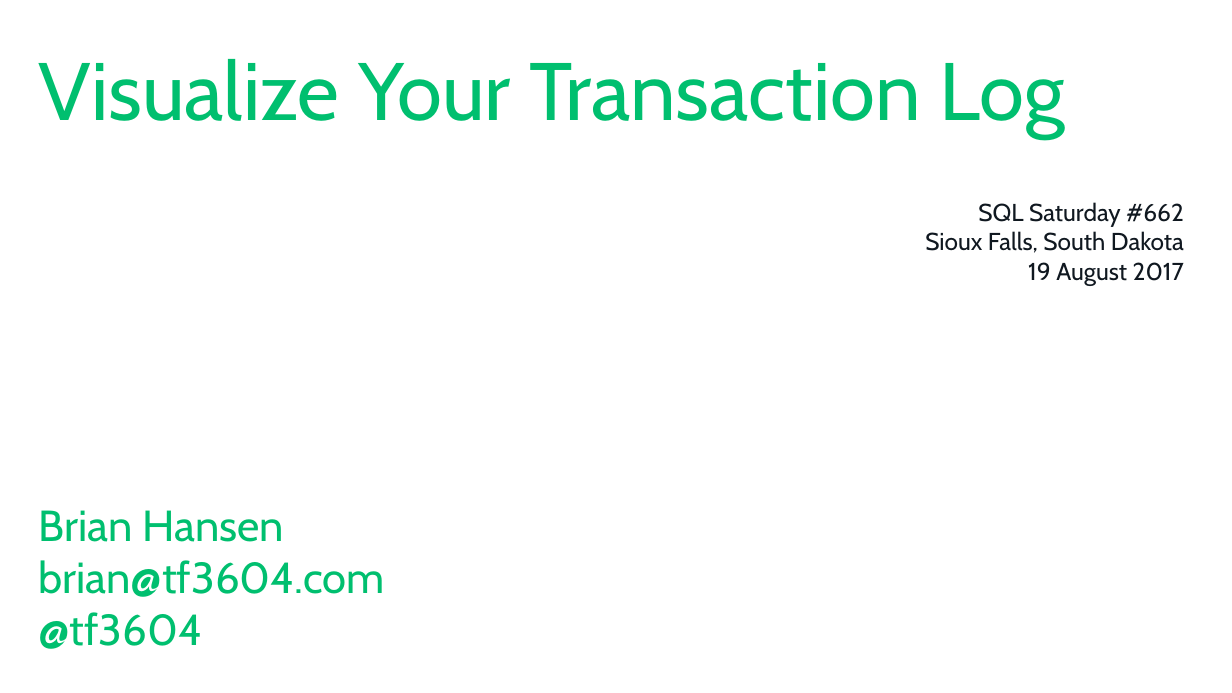
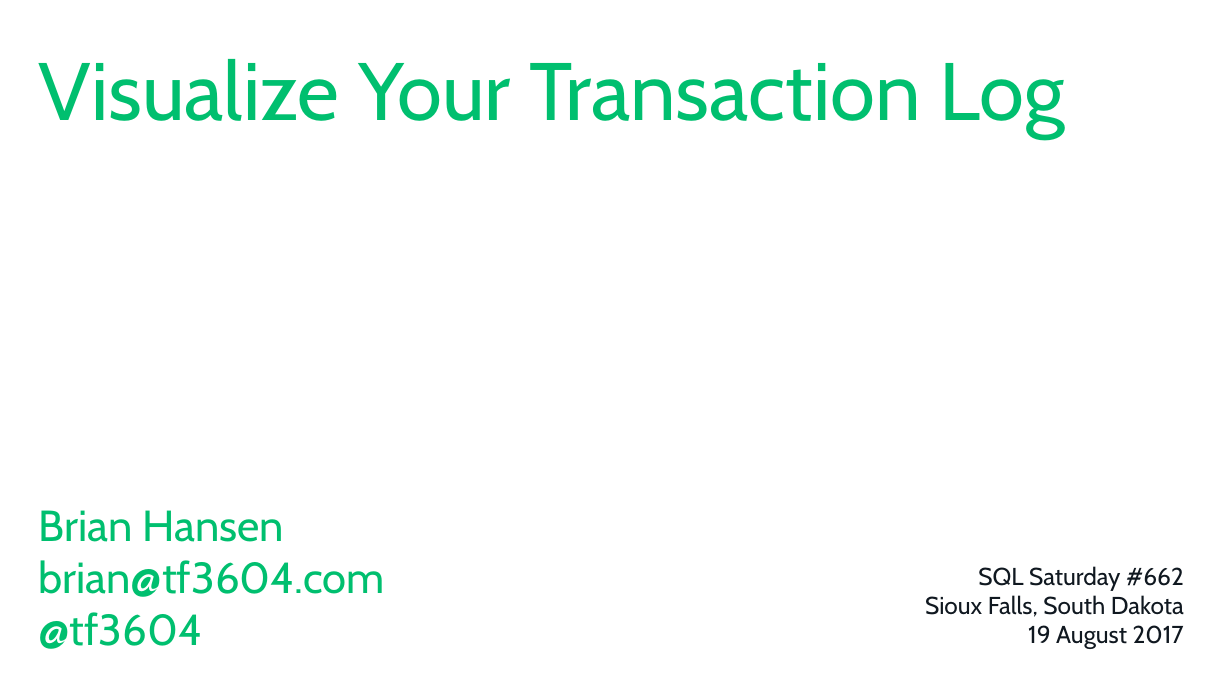
Before and after one commit to tf3604/LogFilePresentation, a slide deck: slide 1 of TransactionLog.pptx. Drawn at 1232x693 pixels with LibreOffice and Linux fonts; fonts in the diff are those of the drawing; background and template pictures are left out. Boxes give left, top, right and bottom in pixels: in the first picture for what was removed or moved away, otherwise in the second. Text is boxed around its words. In the diff, an @@ line names an element or a change of style, - is before the commit and + after.

```diff
--- a/TransactionLog.pptx
+++ b/TransactionLog.pptx
@@ text "SQL Saturday #662": place and size @@
-text "SQL Saturday #662" at (925,202,1184,285)
+text "SQL Saturday #662" at (925,566,1184,649)
```
Also in this commit, not shown: 41 other slides changed.
